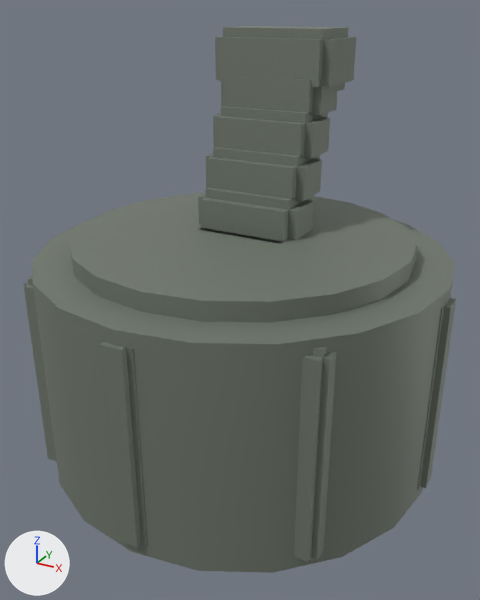
One commit to the glTF model prototype/assets/models/parts/autocannon_ammo_box.glb: the scene before it, then after it.
The view is the same before and after, from a camera (50 mm lens) standing at (0.206, -0.434, 0.042) and looking at (0.003, -0.064, -0.143). The axes (+X, +Y, +Z) are drawn at lower left. The lights are the same throughout. The picture after the commit comes second. Vertices at exactly the same position are counted once.

The first picture shows 'autocannon_ammo_box'.
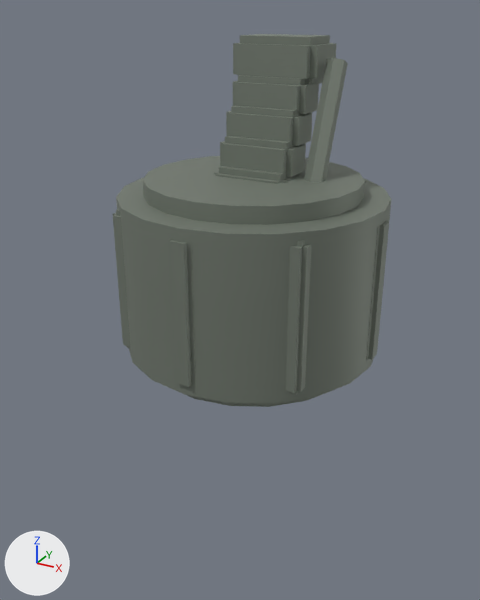
Boxes [x1, y1, x2, y2] around the edits, measured in the pictures (480 x 600 px; the box of a moved part takes in the faces that stretch with it):
'autocannon_ammo_box', reshaped (36% narrower, 32% shorter)
    before: [24, 26, 456, 573]
    after: [113, 34, 391, 407]
part 1 of me_autocannon_ammo_box_mesh, added
    after: [116, 177, 391, 403]
part 2 of me_autocannon_ammo_box_mesh, added
    after: [143, 156, 365, 225]
part 3 of me_autocannon_ammo_box_mesh, added
    after: [187, 389, 335, 407]
part 4 of me_autocannon_ammo_box_mesh, moved or reshaped
    before: [417, 295, 456, 490]
    after: [366, 220, 389, 361]
part 5 of me_autocannon_ammo_box_mesh, moved or reshaped
    before: [24, 276, 57, 462]
    after: [113, 209, 130, 348]
part 6 of me_autocannon_ammo_box_mesh, moved or reshaped
    before: [99, 335, 147, 549]
    after: [168, 239, 196, 387]
part 7 of me_autocannon_ammo_box_mesh, moved or reshaped
    before: [294, 346, 336, 563]
    after: [286, 240, 312, 395]
part 8 of me_autocannon_ammo_box_mesh, moved or reshaped
    before: [198, 187, 314, 242]
    after: [214, 166, 299, 184]
part 9 of me_autocannon_ammo_box_mesh, moved or reshaped
    before: [206, 147, 322, 206]
    after: [220, 136, 306, 178]
part 10 of me_autocannon_ammo_box_mesh, moved or reshaped
    before: [213, 106, 330, 162]
    after: [226, 106, 312, 147]
part 11 of me_autocannon_ammo_box_mesh, moved or reshaped
    before: [221, 75, 338, 120]
    after: [233, 75, 319, 115]
part 12 of me_autocannon_ammo_box_mesh, moved or reshaped (mostly hidden afterwards)
    before: [215, 26, 356, 91]
    after: [303, 77, 323, 83]
part 13 of me_autocannon_ammo_box_mesh, moved or reshaped (mostly hidden before)
    before: [199, 228, 282, 244]
    after: [233, 34, 336, 84]
part 14 of me_autocannon_ammo_box_mesh, deleted
    before: [32, 219, 455, 573]
part 15 of me_autocannon_ammo_box_mesh, deleted
    before: [69, 193, 417, 322]
part 16 of me_autocannon_ammo_box_mesh, added
    after: [304, 58, 348, 182]

Diff of the bpy script that builds the scene:
```diff
--- a/prototype/assets/models/parts/autocannon_ammo_box.glb.py
+++ b/prototype/assets/models/parts/autocannon_ammo_box.glb.py
@@ me_autocannon_ammo_box_mesh @@
-me_autocannon_ammo_box_mesh.from_pydata(...)  # 592 vertices, 1112 faces; spans x -0.143..0.143, y -0.198..0.088, z -0.274..0.03
+me_autocannon_ammo_box_mesh.from_pydata(...)  # 604 vertices, 1132 faces; spans x -0.094..0.094, y -0.134..0.054, z -0.193..0.025
+# me_autocannon_ammo_box_mesh part 1: a new loose piece, a 20-sided cylinder along z spanning x -0.092..0.092, y -0.132..0.052, z -0.183..-0.073, in mat_autocannon_ammo_box_mat (grey #7e867c)
+# me_autocannon_ammo_box_mesh part 2: a new loose piece, a 20-sided cylinder along z spanning x -0.074..0.074, y -0.114..0.034, z -0.078..-0.062, in mat_autocannon_ammo_box_mat (grey #7e867c)
+# me_autocannon_ammo_box_mesh part 3: a new loose piece, a 20-sided cylinder along z spanning x -0.08..0.08, y -0.12..0.04, z -0.193..-0.179, in mat_autocannon_ammo_box_mat (grey #7e867c)
+# me_autocannon_ammo_box_mesh part 4: the loose piece of 32 vertices spanning x 0.121..0.143, y -0.066..-0.044, z -0.255..-0.115 is scaled about its middle by (0.72, 0.72, 0.713), then moved by (-0.046, 0.015, 0.057)
+# me_autocannon_ammo_box_mesh part 5: the loose piece of 32 vertices spanning x -0.104..-0.082, y -0.159..-0.137, z -0.255..-0.115 is scaled about its middle by (0.72, 0.72, 0.713), then moved by (0.033, 0.048, 0.057)
+# me_autocannon_ammo_box_mesh part 6: the loose piece of 32 vertices spanning x -0.011..0.011, y -0.198..-0.176, z -0.255..-0.115 is scaled about its middle by (0.72, 0.72, 0.713), then moved by (0.0, 0.061, 0.057)
+# me_autocannon_ammo_box_mesh part 7: the loose piece of 32 vertices spanning x 0.082..0.104, y -0.159..-0.137, z -0.255..-0.115 is scaled about its middle by (0.72, 0.72, 0.713), then moved by (-0.033, 0.048, 0.057)
+# me_autocannon_ammo_box_mesh part 8: the loose piece of 32 vertices spanning x -0.038..0.038, y -0.057..-0.017, z -0.106..-0.072 is scaled about its middle by (0.727, 0.771, 0.794), then moved by (0.0, 0.001, 0.019)
+# me_autocannon_ammo_box_mesh part 9: the loose piece of 32 vertices spanning x -0.038..0.038, y -0.046..-0.006, z -0.08..-0.046 is scaled about its middle by (0.727, 0.771, 0.794), then moved by (0.0, -0.001, 0.012)
+# me_autocannon_ammo_box_mesh part 10: the loose piece of 32 vertices spanning x -0.038..0.038, y -0.035..0.005, z -0.054..-0.02 is scaled about its middle by (0.727, 0.771, 0.794), then moved by (0.0, -0.003, 0.005)
+# me_autocannon_ammo_box_mesh part 11: the loose piece of 32 vertices spanning x -0.038..0.038, y -0.024..0.016, z -0.028..0.006 is scaled about its middle by (0.727, 0.771, 0.794), then moved by (0.0, -0.005, -0.002)
+# me_autocannon_ammo_box_mesh part 12: the loose piece of 32 vertices spanning x -0.043..0.043, y -0.023..0.032, z -0.01..0.03 is scaled about its middle by (0.632, 0.524, 0.646), then moved by (0.0, -0.005, -0.004)
+# me_autocannon_ammo_box_mesh part 13: the loose piece of 32 vertices spanning x -0.038..0.038, y -0.068..-0.028, z -0.132..-0.098 is multiplied about its middle by the matrix ((0.826, 0.0, 0.0), (0.0, 1.105, 0.0), (0.0, 0.0, 0.897)), then moved by (0.0, 0.052, 0.125)
+# me_autocannon_ammo_box_mesh part 14: the loose piece of 40 vertices spanning x -0.14..0.14, y -0.195..0.085, z -0.26..-0.11 is deleted
+# me_autocannon_ammo_box_mesh part 15: the loose piece of 40 vertices spanning x -0.115..0.115, y -0.17..0.06, z -0.118..-0.098 is deleted
+# me_autocannon_ammo_box_mesh part 16: 12 vertices added at x 0.034..0.046, y -0.046..0.006, z -0.093..0.013
+# other edits to the shape of me_autocannon_ammo_box_mesh do not show in these pictures
 me_autocannon_ammo_box_mesh.materials.append(mat_autocannon_ammo_box_mat)
```
